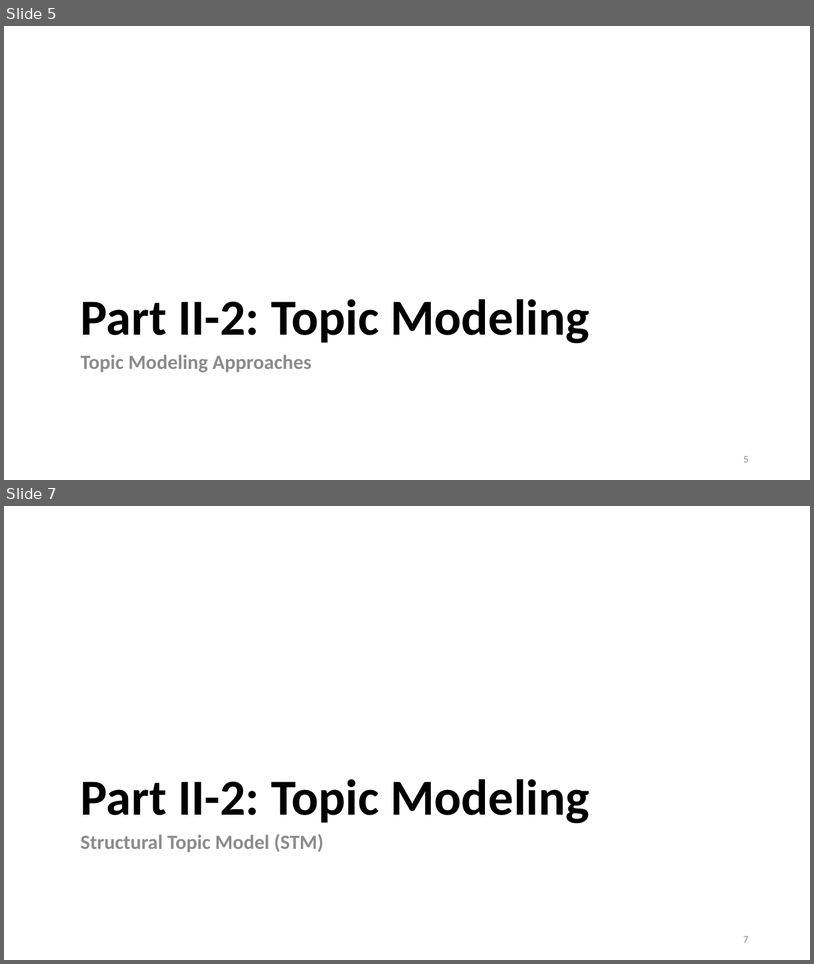
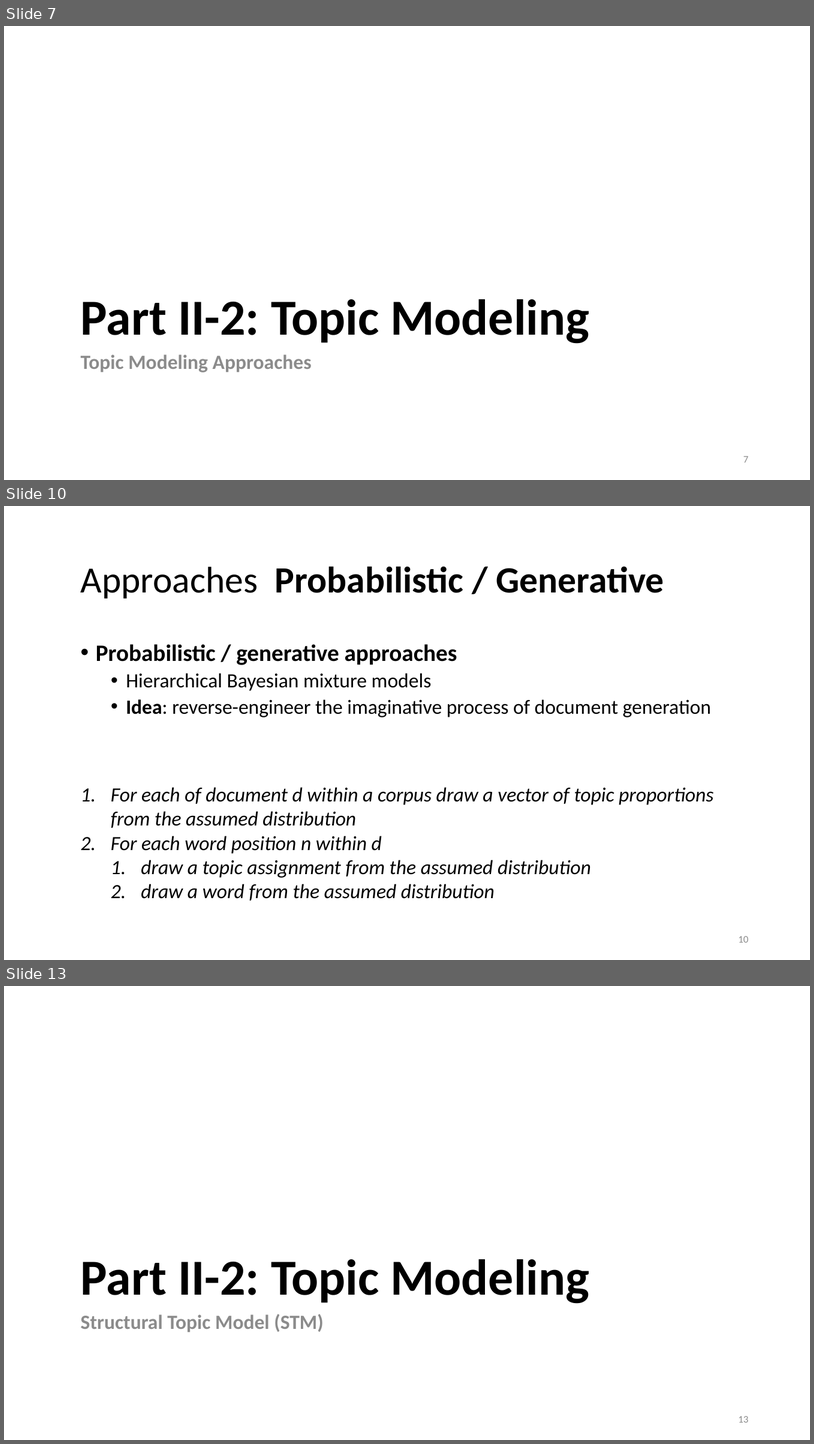
Before and after one commit to lisa-wm/consulting, a slide deck: 5_seminar/Contents_Part_02/slides/slides_II_2.pptx. Shown one above the other, each under a label of ours: slides 5 and 7 before the commit, slides 7, 10 and 13 after it; the slides between them are not shown. The pictures are 814x964 and 814x1444 pixels, drawn with LibreOffice and Linux fonts; fonts in the diff are those of the drawing. Boxes give left, top, right and bottom in pixels: in the first picture for what was removed or moved away, otherwise in the second. Text is boxed around its words. In the diff, an @@ line names an element or a change of style, - is before the commit and + after.

```diff
--- a/5_seminar/Contents_Part_02/slides/slides_II_2.pptx
+++ b/5_seminar/Contents_Part_02/slides/slides_II_2.pptx
@@ slide 10 added at (4, 506, 810, 960), background #FFFFFF @@
@@ title added at (81, 566, 664, 598), 44 pt, text #000000, bold @@
+Approaches Probabilistic / Generative
@@ text added at (96, 644, 711, 717), 24 pt, text #000000 @@
+• Probabilistic / generative approaches
+  • Hierarchical Bayesian mixture models
+  • Idea: reverse-engineer the imaginative process of document generation
@@ text added at (111, 787, 714, 900), 24 pt, text #000000, italic @@
+1. For each of document d within a corpus draw a vector of topic proportions from the assumed distribution
+2. For each word position n within d
+  1. draw a topic assignment from the assumed distribution
+  2. draw a word from the assumed distribution
@@ page number added at (738, 936, 749, 942), 12 pt, text #8C8C8C @@
+10
@@ what was slide 5 is now slide 7 @@
@@ page number at (744, 456, 749, 462): text changed @@
-5
+7
@@ what was slide 7 is now slide 13 @@
@@ page number at (738, 1416, 749, 1422): text changed @@
-7
+13
```
Also in this commit, not shown: 3 slides changed, 6 other slides added, 1 slide removed, 5 other files.
